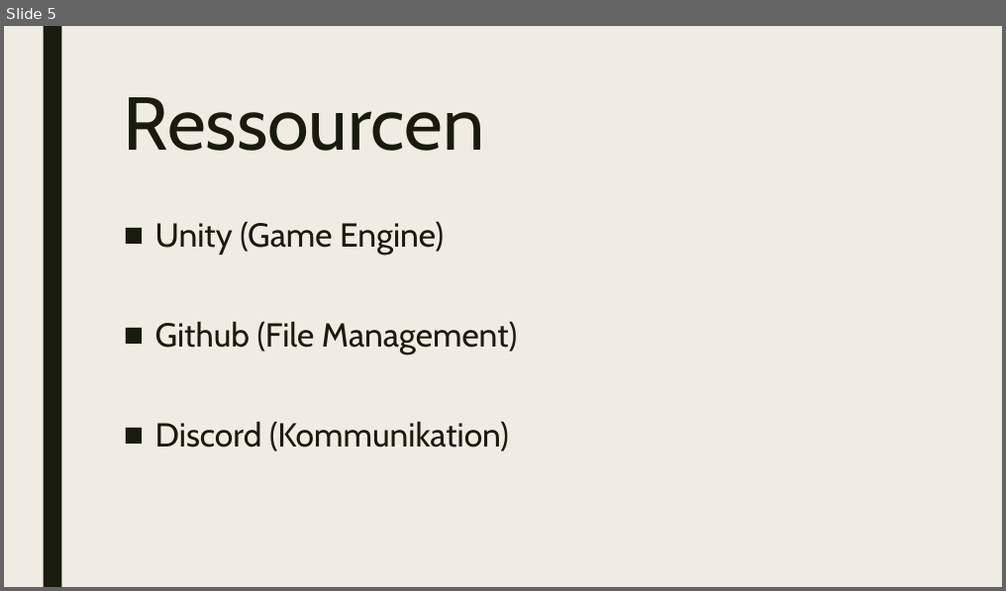
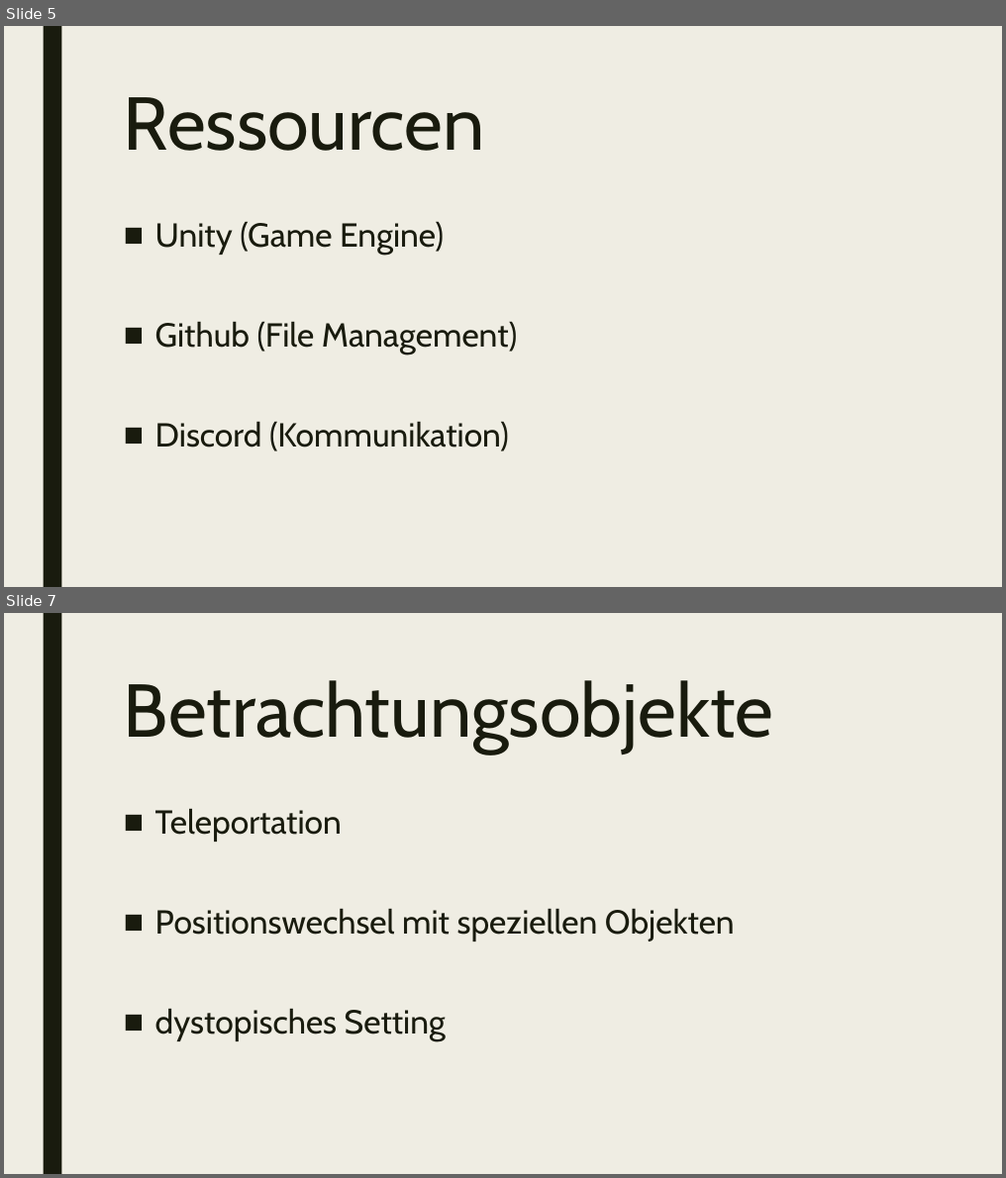
Before and after one commit to Philip-Bachl/PRE_2223, a slide deck: Jumper (WIP).pptx. Shown one above the other, each under a label of ours: slide 5 before the commit, slides 5 and 7 after it; the slides between them are not shown. The pictures are 1006x591 and 1006x1178 pixels, drawn with LibreOffice and Linux fonts; fonts in the diff are those of the drawing. Boxes give left, top, right and bottom in pixels: in the first picture for what was removed or moved away, otherwise in the second. Text is boxed around its words. In the diff, an @@ line names an element or a change of style, - is before the commit and + after.

```diff
--- a/Jumper (WIP).pptx
+++ b/Jumper (WIP).pptx
@@ slide 7 added at box(4, 613, 1002, 1174), background #EFEDE3; not listed: 1 template element that a slide beside it also shows @@
@@ title added at box(124, 680, 773, 753), 72 pt, text #191B0E @@
+Betrachtungsobjekte
@@ text added at box(155, 808, 735, 1042), 32 pt, text #191B0E @@
+■ Teleportation
+■ Positionswechsel mit speziellen Objekten
+■ dystopisches Setting
```
Also in this commit, not shown: 3 slides changed.
